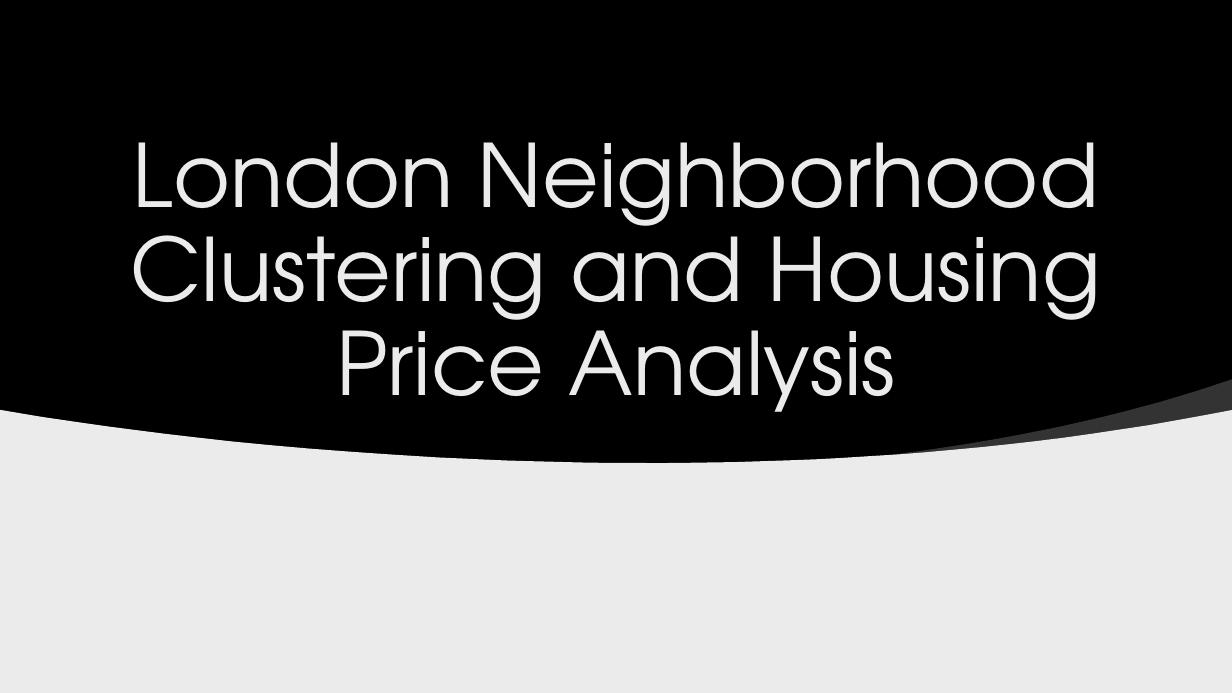
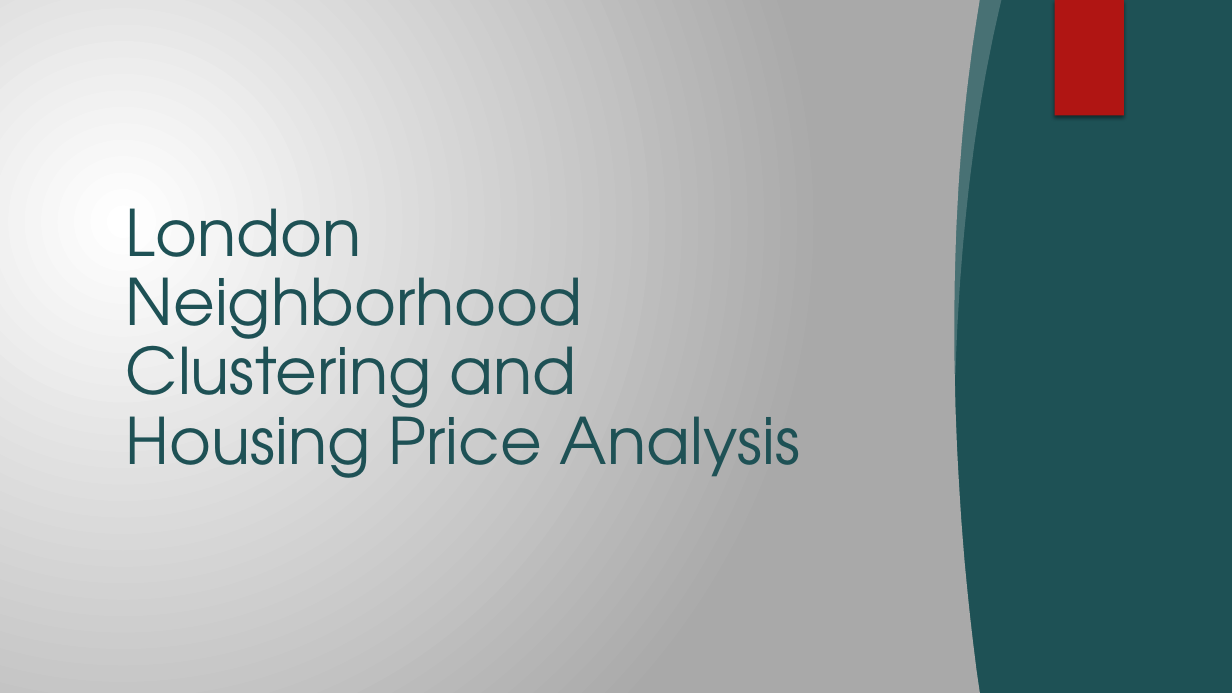
Before and after one commit to AiyappaND/neighborhood-data-analysis, a slide deck: slide 1 of london_housing_cost_analysis/Presentation.pptx. Drawn at 1232x693 pixels with LibreOffice and Linux fonts; fonts in the diff are those of the drawing; background and template pictures are left out. Boxes give left, top, right and bottom in pixels: in the first picture for what was removed or moved away, otherwise in the second. Text is boxed around its words. In the diff, an @@ line names an element or a change of style, - is before the commit and + after.

Commit message:
Added final presentation.

```diff
--- a/london_housing_cost_analysis/Presentation.pptx
+++ b/london_housing_cost_analysis/Presentation.pptx
@@ background picture (left out) to gradient #FFFFFF to #AAAAAA @@
@@ rectangle: place and size @@
-rectangle at <box>0,0,1232,478</box>
+rectangle at <box>0,0,1232,693</box>
@@ rectangle at <box>0,0,1232,693</box>: fill #000000 to #1E5155 @@
@@ freeform shape added at <box>0,0,981,693</box>, fill gradient #FFFFFF to #AAAAAA @@
@@ freeform shape added at <box>945,0,1002,375</box>, fill #F3F3F3 at 20% opacity @@
@@ rectangle removed at <box>1055,0,1124,116</box> @@
@@ rectangle added at <box>1055,0,1124,116</box>, fill #B01513 @@
@@ title "London Neighborhood Clustering and Housing ...": place and size @@
-title "London Neighborhood Clustering and Housing ..." at <box>131,142,1101,412</box>
+title "London Neighborhood Clustering and Housing ..." at <box>126,208,800,478</box>
@@ title "London Neighborhood Clustering and Housing ..." at <box>126,208,800,478</box>: size 68 to 50 pt, text colour #EBEBEB to #1E5155; alignment centre to left @@
@@ freeform shape removed at <box>882,380,1232,463</box> @@
@@ freeform shape removed at <box>0,410,1232,693</box> @@
```
Also in this commit, not shown: 8 slides added, 1 slide removed, 1 other file.
